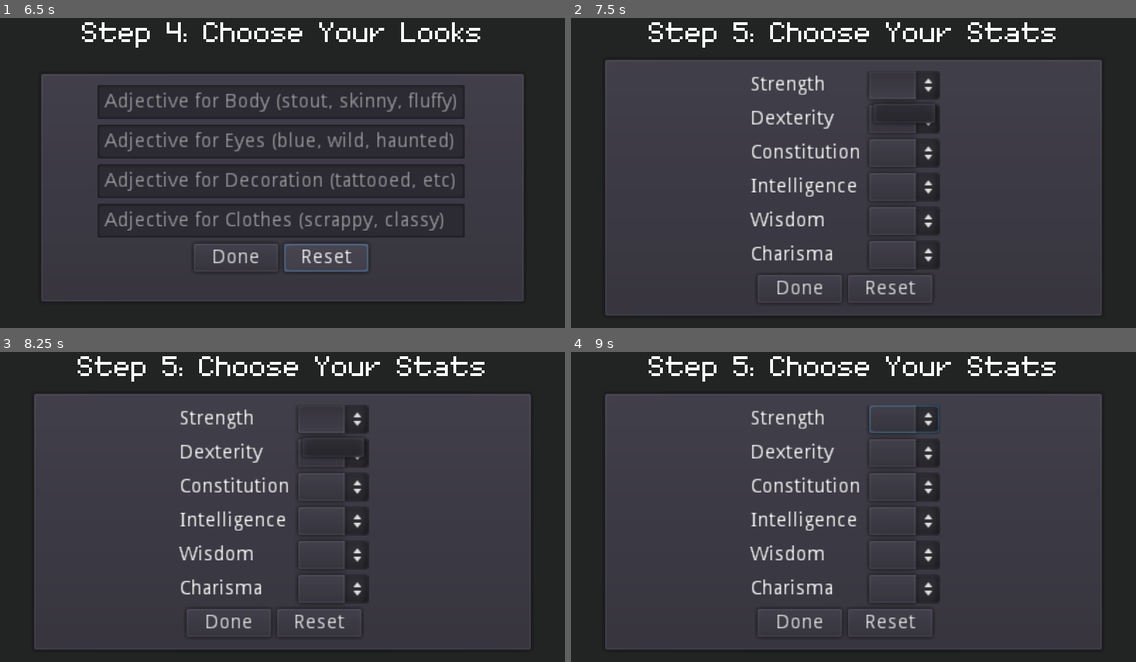
Above: before the commit, frames 1-4 (two rows, left to right).
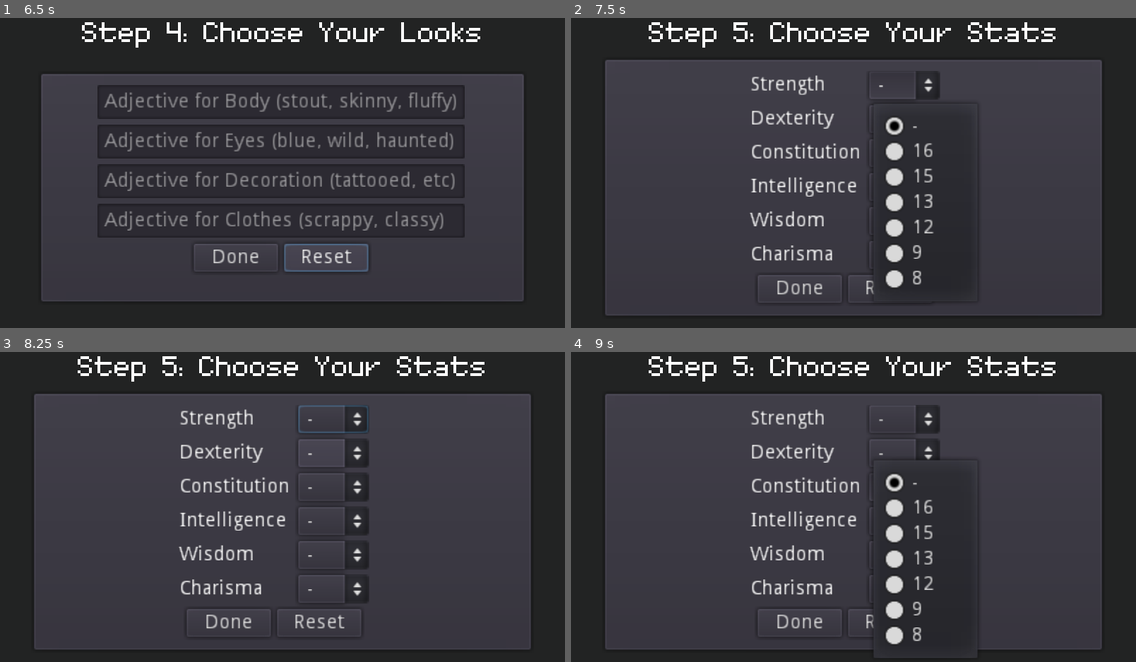
Above: after the commit, the same moments.

Repository: dyerjos/Secret-Santa-2021
Game: Godot game, scene res://menu/MainMenu.tscn
Same seed, same stepped clock (60 frames per second), same inputs: the game is played once before the commit and once after it.
Inputs (mouse positions are in pixels of both pictures, inside the frame that each line leads up to):
- Up to frame 1 (6.5 s): click "Play" at 0.5 s; click "Barbarian" at 1.25 s; click "Elf" at 2 s; click (265, 101) at 2.77 s; type "Alex" at 2.85 s; click "Yes" at 3.5 s; click (282, 101) at 4.27 s; type "12" at 4.35 s; click (282, 142) at 4.5 s; type "12" at 4.58 s; click (282, 182) at 4.73 s; type "12" at 4.82 s; click (282, 219) at 5.02 s; type "12" at 5.1 s; click "Reset" at 5.75 s
- Up to frame 2 (7.5 s): click "Done" at 6.5 s; click (904, 86) at 7.25 s
- Up to frame 3 (8.25 s): click (333, 454) at 8 s
- Up to frame 4 (9 s): click (904, 488) at 8.75 s

Frame 1 is identical in both runs. In frame 2, 2.3% of the frame differs, in the area x 53-65%, y 21-92%; in frame 3, 0.7%; in frame 4, 2.5%, in the area x 52-72%, y 17-99%.

Commit message:
wrapped up player stats

Diff:
--- a/character_creator/StatsPicker.gd
+++ b/character_creator/StatsPicker.gd
@@ -2,14 +2,101 @@
 
 
 onready var StrOptBtn := $TabContainer/Class/VBoxContainer/CenterContainer/VBoxContainer/HBoxContainer/StrOptBtn
-onready var StrengthLabel := $TabContainer/Class/VBoxContainer/CenterContainer/VBoxContainer/HBoxContainer/StrengthLabel
 onready var DexOptBtn := $TabContainer/Class/VBoxContainer/CenterContainer/VBoxContainer/HBoxContainer2/DexOptBtn
-onready var DexterityLabel := $TabContainer/Class/VBoxContainer/CenterContainer/VBoxContainer/HBoxContainer2/DexterityLabel
 onready var ConOptBtn := $TabContainer/Class/VBoxContainer/CenterContainer/VBoxContainer/HBoxContainer3/ConOptBtn
-onready var ConLabel := $TabContainer/Class/VBoxContainer/CenterContainer/VBoxContainer/HBoxContainer3/ConLabel
 onready var IntOptBtn := $TabContainer/Class/VBoxContainer/CenterContainer/VBoxContainer/HBoxContainer4/IntOptBtn
-onready var IntelLabel := $TabContainer/Class/VBoxContainer/CenterContainer/VBoxContainer/HBoxContainer4/IntelLabel
 onready var WisOptBtn := $TabContainer/Class/VBoxContainer/CenterContainer/VBoxContainer/HBoxContainer5/WisOptBtn
-onready var WisdomLabel := $TabContainer/Class/VBoxContainer/CenterContainer/VBoxContainer/HBoxContainer5/WisdomLabel
 onready var ChaOptBtn := $TabContainer/Class/VBoxContainer/CenterContainer/VBoxContainer/HBoxContainer6/ChaOptBtn
-onready var CharismaLabel := $TabContainer/Class/VBoxContainer/CenterContainer/VBoxContainer/HBoxContainer6/CharismaLabel
+
+onready var StatsPool := {"-": 0, "16": 1, "15": 2, "13": 3, "12": 4, "9": 5, "8": 6} # idx 0 is null
+
+func _ready():
+	clear_stats()
+	populate_stats()
+	assert(StrOptBtn.get_item_count() == 7)
+
+
+func _on_DoneBtn_pressed():
+	print("moving to next scene")
+
+
+func _on_ResetBtn_pressed():
+	clear_stats()
+	populate_stats()
+	renable_dropdowns()
+
+func populate_stats():
+	for stat in StatsPool:
+		StrOptBtn.add_item(stat, StatsPool[stat])
+		DexOptBtn.add_item(stat, StatsPool[stat])
+		ConOptBtn.add_item(stat, StatsPool[stat])
+		IntOptBtn.add_item(stat, StatsPool[stat])
+		WisOptBtn.add_item(stat, StatsPool[stat])
+		ChaOptBtn.add_item(stat, StatsPool[stat])
+
+func clear_stats():
+	DexOptBtn.clear()
+	ConOptBtn.clear()
+	IntOptBtn.clear()
+	WisOptBtn.clear()
+	ChaOptBtn.clear()
+	StrOptBtn.clear()
+
+func renable_dropdowns():
+	DexOptBtn.disabled = false
+	ConOptBtn.disabled = false
+	IntOptBtn.disabled = false
+	WisOptBtn.disabled = false
+	ChaOptBtn.disabled = false
+	StrOptBtn.disabled = false
+
+func disable_item_at_index(index):
+	if index == 0:
+		return
+	StrOptBtn.set_item_disabled(index, true)
+	DexOptBtn.set_item_disabled(index, true)
+	ConOptBtn.set_item_disabled(index, true)
+	IntOptBtn.set_item_disabled(index, true)
+	WisOptBtn.set_item_disabled(index, true)
+	ChaOptBtn.set_item_disabled(index, true)
+
+func remove_item_at_index(index):
+	if index == 0:
+		return
+	StrOptBtn.remove_item(index)
+	DexOptBtn.remove_item(index)
+	ConOptBtn.remove_item(index)
+	IntOptBtn.remove_item(index)
+	WisOptBtn.remove_item(index)
+	ChaOptBtn.remove_item(index)
+
+
+func _on_StrOptBtn_item_selected(index):
+	CharacterSheet.player_str = StrOptBtn.get_item_text(index)
+	remove_item_at_index(index)
+	StrOptBtn.disabled = true
+
+func _on_DexOptBtn_item_selected(index):
+	CharacterSheet.player_dex = DexOptBtn.get_item_text(index)
+	remove_item_at_index(index)
+	DexOptBtn.disabled = true
+
+func _on_ConOptBtn_item_selected(index):
+	CharacterSheet.player_con = ConOptBtn.get_item_text(index)
+	remove_item_at_index(index)
+	ConOptBtn.disabled = true
+
+func _on_IntOptBtn_item_selected(index):
+	CharacterSheet.player_int = IntOptBtn.get_item_text(index)
+	remove_item_at_index(index)
+	IntOptBtn.disabled = true
+
+func _on_WisOptBtn_item_selected(index):
+	CharacterSheet.player_wis = WisOptBtn.get_item_text(index)
+	remove_item_at_index(index)
+	WisOptBtn.disabled = true
+
+func _on_ChaOptBtn_item_selected(index):
+	CharacterSheet.player_cha = ChaOptBtn.get_item_text(index)
+	remove_item_at_index(index)
+	ChaOptBtn.disabled = true
--- a/character_creator/StatsPicker.tscn
+++ b/character_creator/StatsPicker.tscn
@@ -200,9 +200,9 @@
 rect_min_size = Vector2( 50, 0 )
 
 [node name="CenterContainer3" type="CenterContainer" parent="TabContainer/Class/VBoxContainer"]
-margin_top = 145.0
-margin_right = 330.0
-margin_bottom = 165.0
+margin_top = 144.0
+margin_right = 330.0
+margin_bottom = 164.0
 
 [node name="HBoxContainer" type="HBoxContainer" parent="TabContainer/Class/VBoxContainer/CenterContainer3"]
 margin_left = 103.0
@@ -221,3 +221,12 @@
 margin_bottom = 20.0
 rect_min_size = Vector2( 60, 0 )
 text = "Reset"
+
+[connection signal="item_selected" from="TabContainer/Class/VBoxContainer/CenterContainer/VBoxContainer/HBoxContainer/StrOptBtn" to="." method="_on_StrOptBtn_item_selected"]
+[connection signal="item_selected" from="TabContainer/Class/VBoxContainer/CenterContainer/VBoxContainer/HBoxContainer2/DexOptBtn" to="." method="_on_DexOptBtn_item_selected"]
+[connection signal="item_selected" from="TabContainer/Class/VBoxContainer/CenterContainer/VBoxContainer/HBoxContainer3/ConOptBtn" to="." method="_on_ConOptBtn_item_selected"]
+[connection signal="item_selected" from="TabContainer/Class/VBoxContainer/CenterContainer/VBoxContainer/HBoxContainer4/IntOptBtn" to="." method="_on_IntOptBtn_item_selected"]
+[connection signal="item_selected" from="TabContainer/Class/VBoxContainer/CenterContainer/VBoxContainer/HBoxContainer5/WisOptBtn" to="." method="_on_WisOptBtn_item_selected"]
+[connection signal="item_selected" from="TabContainer/Class/VBoxContainer/CenterContainer/VBoxContainer/HBoxContainer6/ChaOptBtn" to="." method="_on_ChaOptBtn_item_selected"]
+[connection signal="pressed" from="TabContainer/Class/VBoxContainer/CenterContainer3/HBoxContainer/DoneBtn" to="." method="_on_DoneBtn_pressed"]
+[connection signal="pressed" from="TabContainer/Class/VBoxContainer/CenterContainer3/HBoxContainer/ResetBtn" to="." method="_on_ResetBtn_pressed"]
--- a/global/CharacterSheet.gd
+++ b/global/CharacterSheet.gd
@@ -7,3 +7,10 @@
 export var player_eyes = ""
 export var player_decoration = ""
 export var player_clothes = ""
+
+export var player_str = ""
+export var player_dex = ""
+export var player_con = ""
+export var player_int = ""
+export var player_wis = ""
+export var player_cha = ""
--- a/global/Scene.gd
+++ b/global/Scene.gd
@@ -24,5 +24,5 @@
 	if not scenes.has(scene_name):
 		print("cannot change to scene %s" % scene_name)
 		return
-
+# warning-ignore:return_value_discarded
 	get_tree().change_scene(scenes[scene_name])
